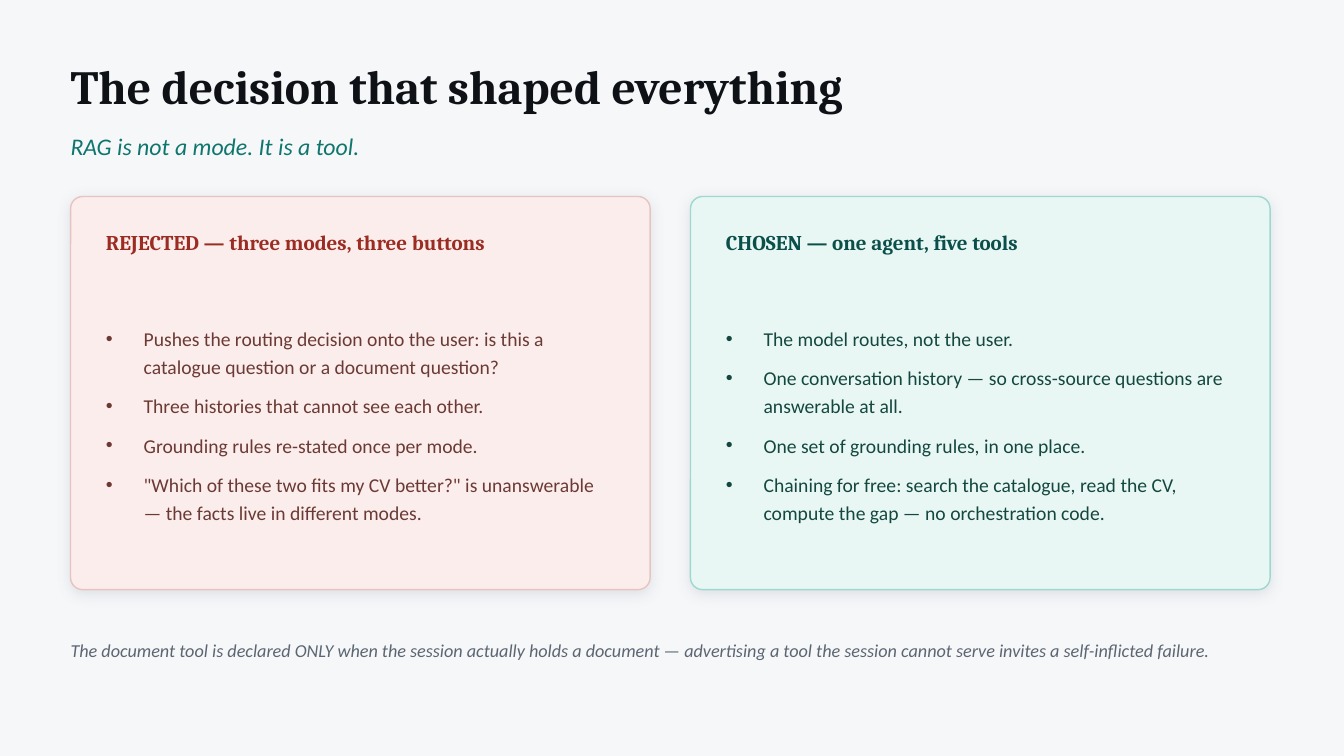
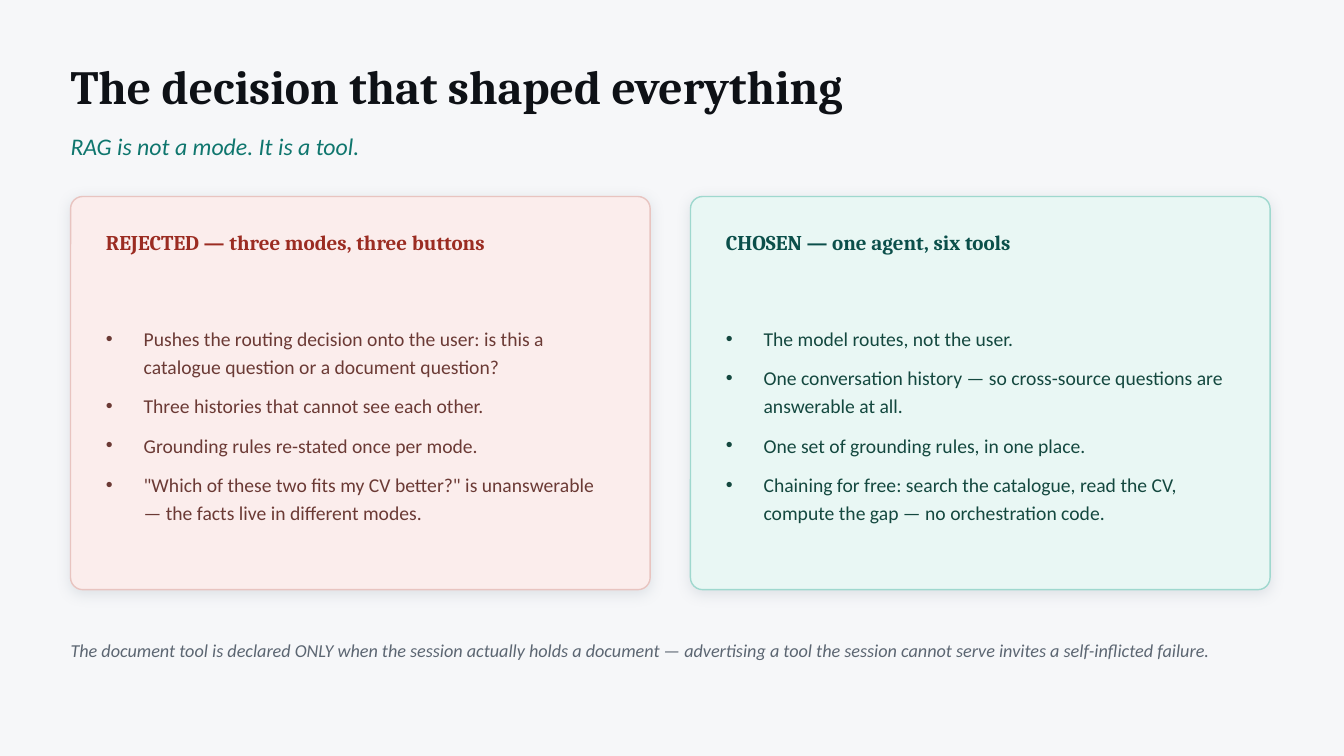
Before and after one commit to abdelrahmanAdwan/minhtak-assistant, a slide deck: slide 4 of docs/minhtak-assistant-presentation.pptx. Drawn at 1344x756 pixels with LibreOffice and Linux fonts; fonts in the diff are those of the drawing. Boxes give left, top, right and bottom in pixels: in the first picture for what was removed or moved away, otherwise in the second. Text is boxed around its words. In the diff, an @@ line names an element or a change of style, - is before the commit and + after.

Commit message:
docs: sync tool count to 6, repo links to renamed repo, add browse_catalogue to deck
- README/LinkedIn/deck: 5 -> 6 tools; deck tools slide gains the
  browse_catalogue row (layout retightened, footer clear, validated)
- repo links drop the trailing hyphen (repo was renamed to minhtak-assistant)

```diff
--- a/docs/minhtak-assistant-presentation.pptx
+++ b/docs/minhtak-assistant-presentation.pptx
@@ text at (726,235,1010,255): text changed @@
-CHOSEN — one agent, five tools
+CHOSEN — one agent, six tools
```
Also in this commit, not shown: 2 other slides changed, 2 other files.
